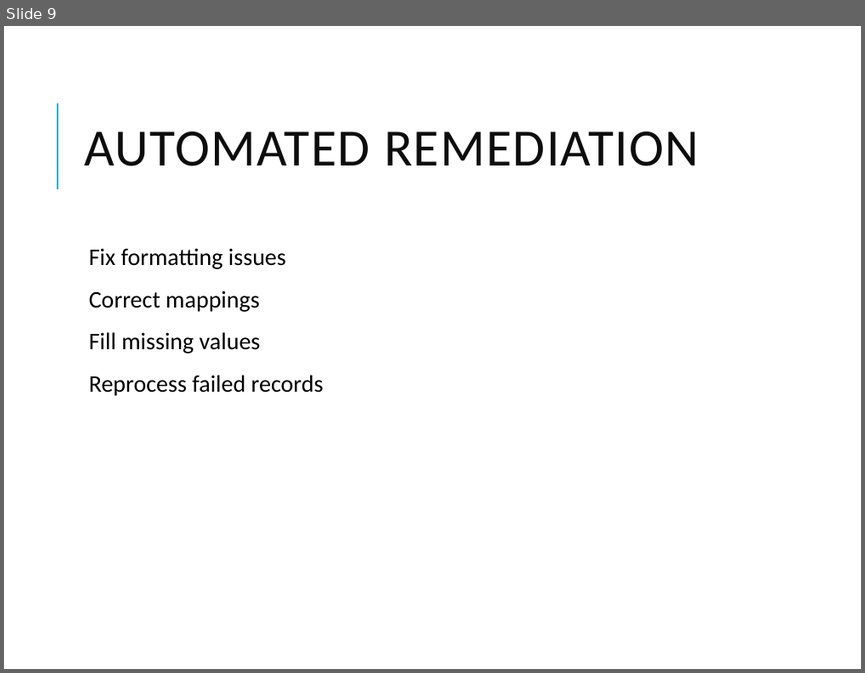
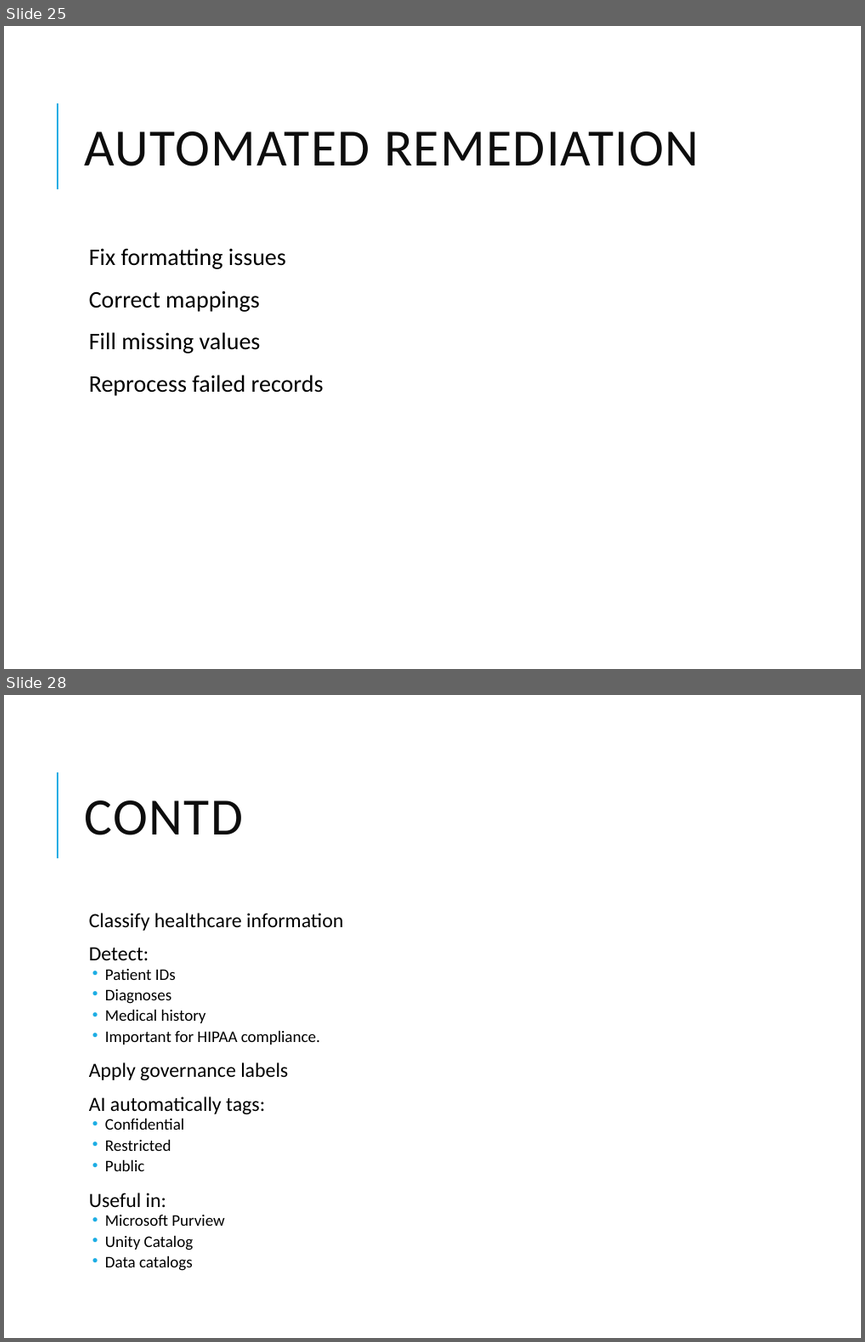
Before and after one commit to vikash-verma-profile/SIG-GENAI-May-2026, a slide deck: Week-3/Day-2/Autonomous_AI_Data_Quality_Self_Healing_Pipelines.pptx. Shown one above the other, each under a label of ours: slide 9 before the commit, slides 25 and 28 after it; the slides between them are not shown. The pictures are 865x673 and 865x1342 pixels, drawn with LibreOffice and Linux fonts; fonts in the diff are those of the drawing. Boxes give left, top, right and bottom in pixels: in the first picture for what was removed or moved away, otherwise in the second. Text is boxed around its words. In the diff, an @@ line names an element or a change of style, - is before the commit and + after.

```diff
--- a/Week-3/Day-2/Autonomous_AI_Data_Quality_Self_Healing_Pipelines.pptx
+++ b/Week-3/Day-2/Autonomous_AI_Data_Quality_Self_Healing_Pipelines.pptx
@@ slide 28 added at (x1=4, y1=695, x2=861, y2=1338), background #FFFFFF; not listed: 1 template element that a slide beside it also shows @@
@@ title added at (x1=85, y1=800, x2=243, y2=835), 44 pt, text #0D0D0D @@
+CONTD
@@ text added at (x1=89, y1=913, x2=343, y2=1270), 13.6 pt, text #000000 @@
+  Classify healthcare information
+  Detect:
+  • Patient IDs
+  • Diagnoses
+  • Medical history
+  • Important for HIPAA compliance.
+  Apply governance labels
+  AI automatically tags:
+  • Confidential
+  • Restricted
+  • Public
+  Useful in:
+  • Microsoft Purview
+  • Unity Catalog
+  • Data catalogs
@@ what was slide 9 is now slide 25 @@
```
Also in this commit, not shown: 11 slides changed, 25 other slides added, 2 other files.
